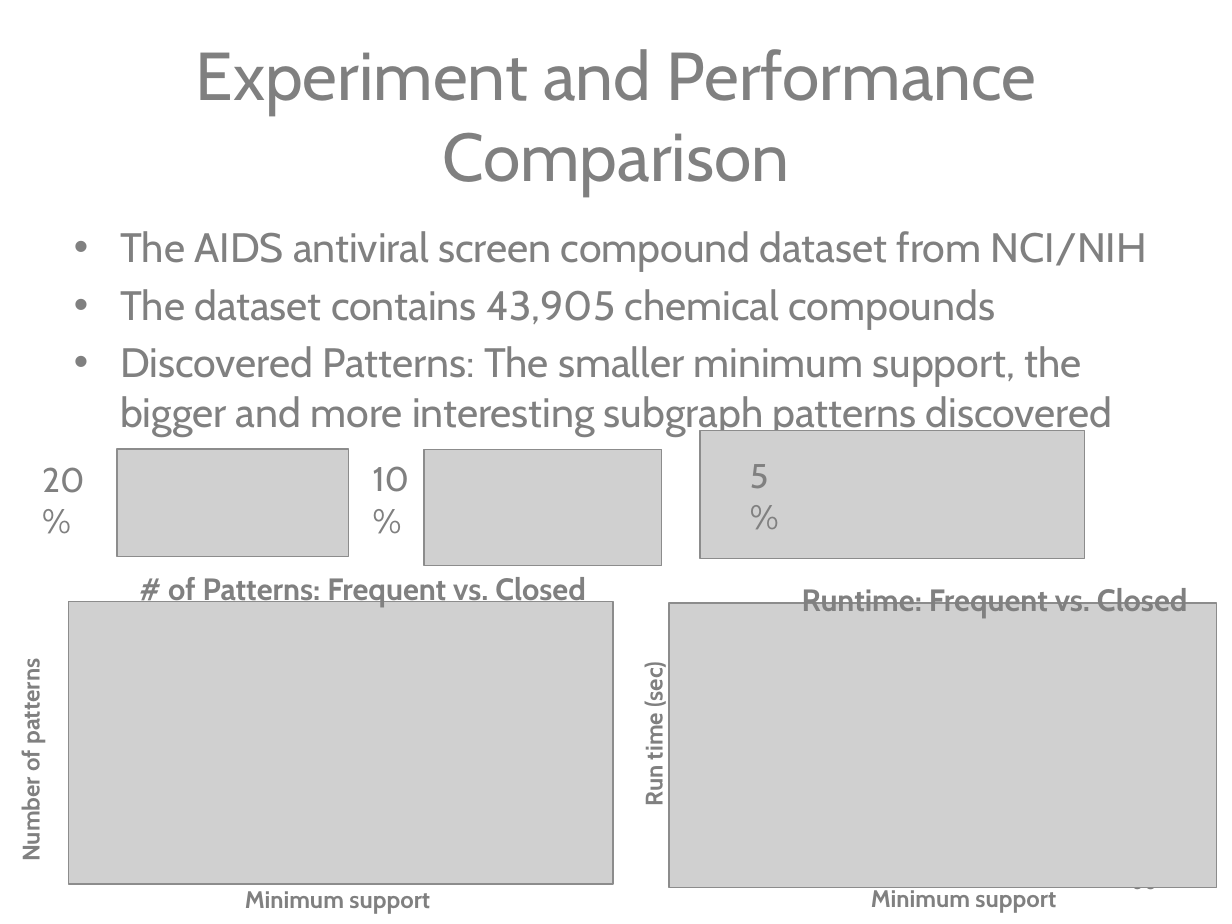
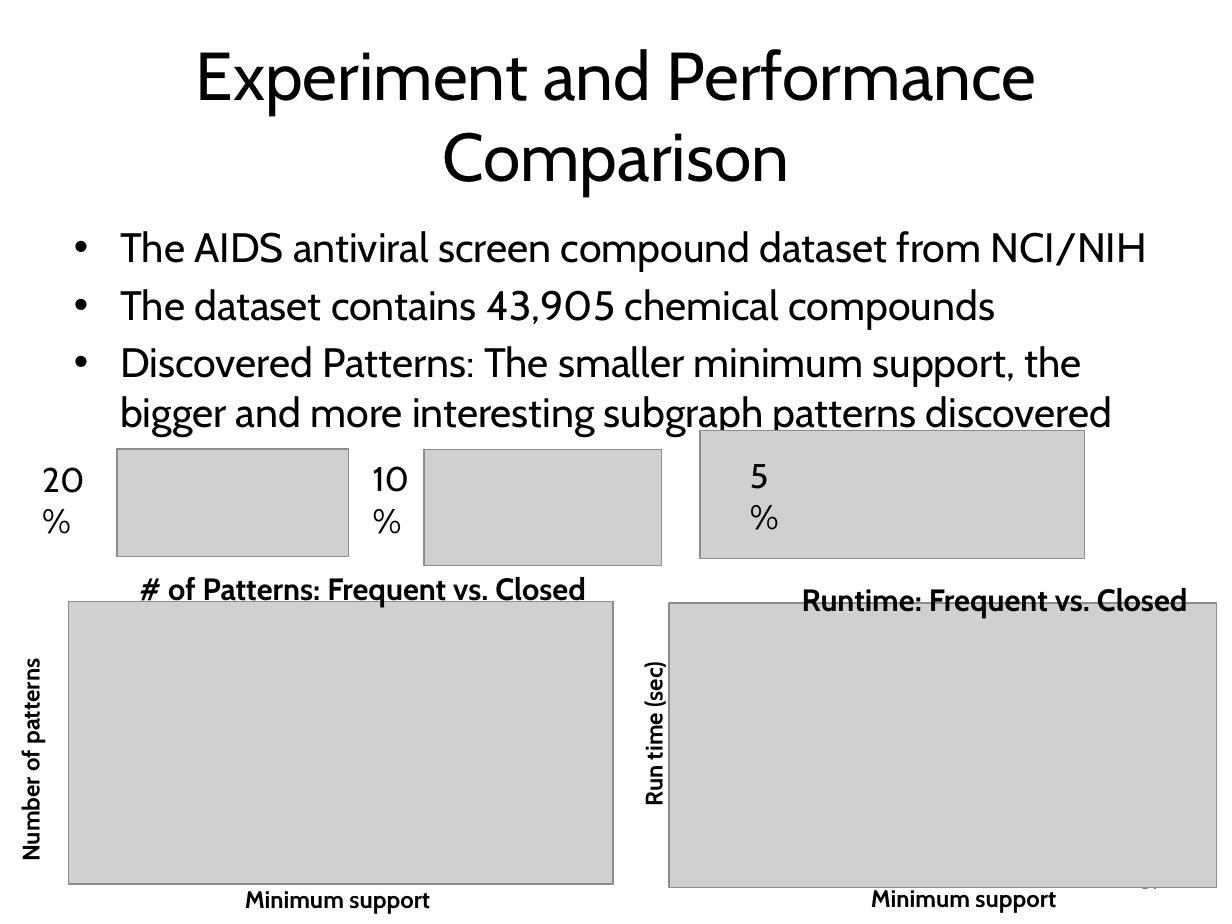
Before and after one commit to mjiang89/mjiang89.github.io, a slide deck: slide 61 of teaching/CS412Summer17-Chapter7.pptx (slide 60 before the commit). Drawn at 1232x924 pixels with LibreOffice and Linux fonts; fonts in the diff are those of the drawing; grey boxes stand for pictures. Boxes give left, top, right and bottom in pixels: in the first picture for what was removed or moved away, otherwise in the second. Text is boxed around its words. In the diff, an @@ line names an element or a change of style, - is before the commit and + after.

```diff
--- a/teaching/CS412Summer17-Chapter7.pptx
+++ b/teaching/CS412Summer17-Chapter7.pptx
@@ text colour #808080 to #000000 in 11 elements at bbox=[196, 49, 1037, 196], bbox=[120, 231, 1148, 436], bbox=[42, 467, 84, 493], bbox=[373, 466, 410, 492], bbox=[750, 464, 769, 489], bbox=[245, 891, 430, 914], bbox=[17, 666, 46, 859], bbox=[168, 574, 585, 607], bbox=[639, 666, 668, 804], bbox=[802, 585, 1187, 618], bbox=[871, 887, 1056, 913] @@
@@ page number at bbox=[1139, 887, 1158, 894]: text changed @@
-60
+61
```
Also in this commit, not shown: 2 other slides changed, 2 slides added, 2 other files.
